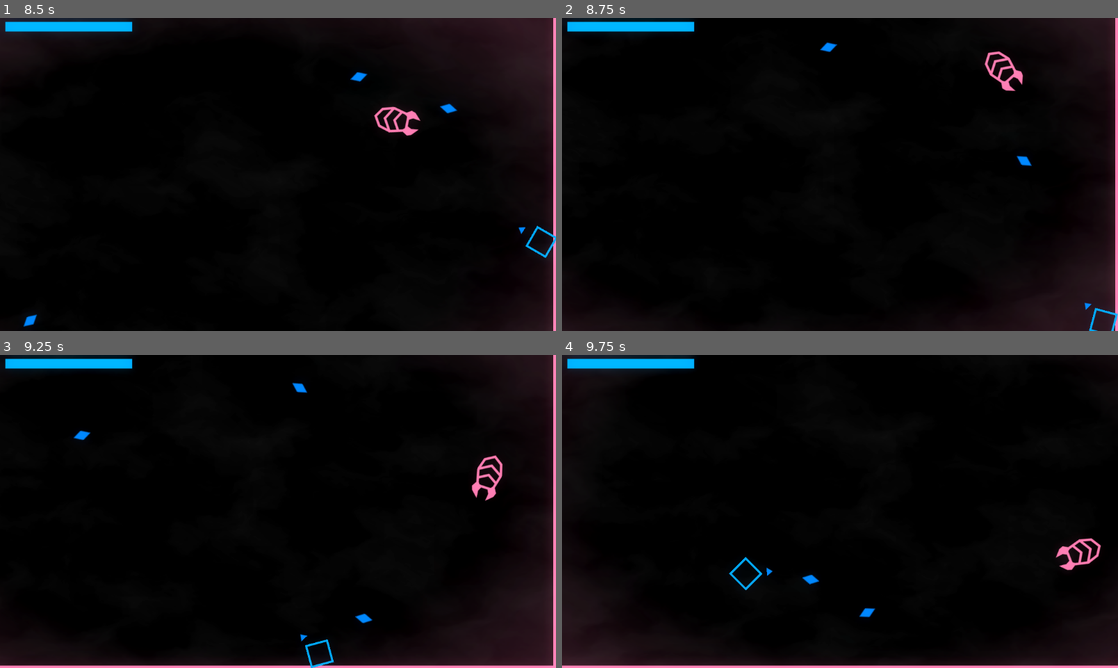
Above: before the commit, frames 1-4 (two rows, left to right).
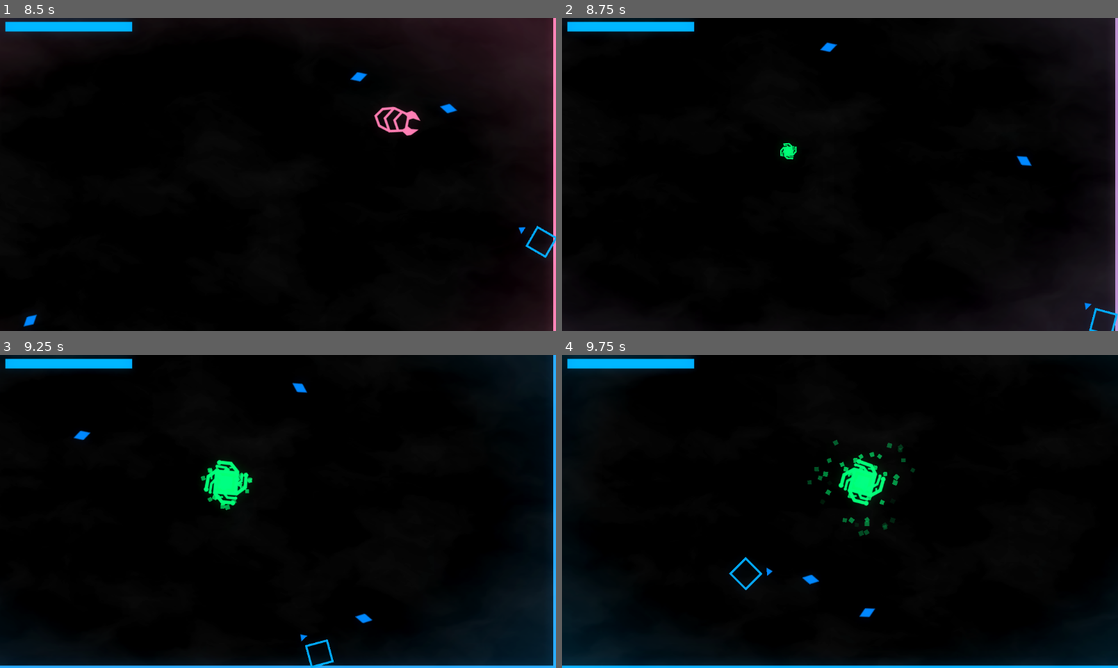
Above: after the commit, the same moments.

Repository: ArandomPsi/campfirejamthingy
Game: Godot game, scene res://scenes/testmap.tscn
The game is run twice, just before and just after one commit, with the same random seed, the same clock (stepped at 60 frames per second) and the same inputs. The project has no main scene, so this scene is started directly.
Inputs (mouse positions are in pixels of both pictures, inside the frame that each line leads up to):
- Up to frame 1 (8.5 s): move the mouse to (400, 158) at 0.52 s; press the mouse at (400, 158) at 0.53 s; hold D (right) 0.53-1.28 s; move the mouse to (166, 190) at 1.27 s; release the mouse at (166, 190) at 1.28 s; hold S (down) 1.28-2.03 s; click (166, 190) at 1.35 s; move the mouse to (333, 105) at 2.02 s; press the mouse at (333, 105) at 2.03 s; hold D (right) 2.03-2.78 s; move the mouse to (250, 237) at 2.77 s; release the mouse at (250, 237) at 2.78 s; hold W (up) 2.78-3.53 s; click (250, 237) at 2.85 s; move the mouse to (444, 221) at 3.52 s; press the mouse at (444, 221) at 3.53 s; hold A (left) 3.53-5.03 s; move the mouse to (111, 127) at 4.27 s; release the mouse at (111, 127) at 4.28 s; click (111, 127) at 4.35 s; move the mouse to (305, 174) at 5.02 s; press the mouse at (305, 174) at 5.03 s; hold S (down) 5.03-5.78 s; move the mouse to (194, 96) at 5.77 s; release the mouse at (194, 96) at 5.78 s; hold D (right) 5.78-6.53 s; click (194, 96) at 5.85 s; move the mouse to (400, 158) at 6.52 s; press the mouse at (400, 158) at 6.53 s; hold W (up) 6.53-7.28 s; move the mouse to (166, 190) at 7.27 s; release the mouse at (166, 190) at 7.28 s; hold D (right) 7.28-8.03 s; click (166, 190) at 7.35 s; move the mouse to (333, 105) at 8.02 s; press the mouse at (333, 105) at 8.03 s; hold S (down) from 8.03 s (still down)
- Up to frame 2 (8.75 s): keep holding S (down)
- Up to frame 3 (9.25 s): move the mouse to (250, 574) at 8.77 s; release S (down) at 8.78 s; release the mouse at (250, 574) at 8.78 s; hold A (left) from 8.78 s (still down); click (250, 574) at 8.85 s
- Up to frame 4 (9.75 s): move the mouse to (1006, 558) at 9.52 s; release A (left) at 9.53 s; press the mouse at (1006, 558) at 9.53 s; hold W (up) from 9.53 s (still down)

Frame 1 is identical in both runs. In frame 2, 1.0% of the frame differs, in the area x 39-100%, y 0-100%; in frame 3, 7.2%, in the area x 0-100%, y 0-100%; in frame 4, 5.9%.

Commit message:
upgrade system

Diff:
--- a/scripts/player.gd
+++ b/scripts/player.gd
@@ -7,11 +7,14 @@
 
 var shottype : int = 0
 var shotcooldowns : Array = [15,40,5]
-var stats : Array = [1,1,1,1,1,1]
+var stats : Array[float] = [1,1,1,1,1,1]
+var prev_def_stat : int = 1
+var prev_inv_stat : int = 1
 #attack, defense, firerate, speed, amount of bullets, iframes
 
-var hp : int = 10
-var maxhp : int = 10
+var base_hp : int = 10
+var hp : int = base_hp
+var maxhp : int = base_hp
 
 var iframes : int = 60
 var maxiframes : int = 50
@@ -21,13 +24,21 @@
 func _process(delta):
 	global.playerpos = position
 	iframes -= 1
-	shotcooldown -= 1 * (60/Engine.get_frames_per_second())
+	shotcooldown -= stats[2] * (60/Engine.get_frames_per_second())
 	controls()
 	updateposition(delta)
 	$sprite.rotation_degrees += 300 * delta
 	hp = clampi(hp,0,maxhp)
 	t += delta
-
+	if stats[1] > prev_def_stat:
+		hp = clampi(hp * stats[1],0,maxhp)
+		maxhp = base_hp * stats[1]
+		prev_def_stat = stats[1]
+		print(hp)
+		print(maxhp)
+	if stats[5] > prev_inv_stat:
+		maxiframes *= stats[5]
+		prev_inv_stat = stats[5]
 
 func controls():
 	movedir = Input.get_vector("left","right","up","down").normalized()
@@ -38,8 +49,7 @@
 		movedir = Vector2.ZERO
 
 func updateposition(delta):
-
-	velocity += movedir * speed * delta * 180
+	velocity += movedir * speed * delta * 180 * stats[3]
 	velocity *= friction
 
 	$arrow.look_at(get_global_mouse_position())
@@ -66,29 +76,31 @@
 	global.shake += 2
 	match shottype:
 		0:
-			var b = preload("res://scenes/bullets/bullet.tscn").instantiate()
-			b.position = $arrow.global_position + $arrow.transform.x * $arrow.offset.x
-			b.look_at(get_global_mouse_position())
-			b.damage = 4
-			get_tree().root.add_child(b)
+			for i in range(int(1 * stats[4])):
+				var b = preload("res://scenes/bullets/bullet.tscn").instantiate()
+				b.position = $arrow.global_position + $arrow.transform.x * $arrow.offset.x
+				b.look_at(get_global_mouse_position())
+				b.damage = 5 * stats[0]
+				get_tree().root.add_child(b)
 		1:
-			for i in range(8):
+			for i in range(int(8 * stats[4])):
 				var b = preload("res://scenes/bullets/bullet.tscn").instantiate()
 				b.position = $arrow.global_position + $arrow.transform.x * $arrow.offset.x
 				b.look_at(get_global_mouse_position())
 				b.maxdistance = randi_range(30,40)
-				b.damage = 3
+				b.damage = 3 * stats[0]
 				b.accuracy = 20
 				b.speed *= randf_range(0.9,0.6) * 2
 				get_tree().root.add_child(b)
 		2:
-			var b = preload("res://scenes/bullets/bullet.tscn").instantiate()
-			b.position = $arrow.global_position + $arrow.transform.x * $arrow.offset.x
-			b.maxdistance = 80
-			b.accuracy = 10
-			b.damage = 1
-			b.look_at(get_global_mouse_position())
-			get_tree().root.add_child(b)
+			for i in range(int(1 * stats[4])):
+				var b = preload("res://scenes/bullets/bullet.tscn").instantiate()
+				b.position = $arrow.global_position + $arrow.transform.x * $arrow.offset.x
+				b.maxdistance = 80
+				b.accuracy = 10
+				b.damage = 1 * stats[0]
+				b.look_at(get_global_mouse_position())
+				get_tree().root.add_child(b)
 
 
 
--- a/scripts/upgrade.gd
+++ b/scripts/upgrade.gd
@@ -20,5 +20,5 @@
 
 
 func _on_pressed():
-	get_parent().get_parent().get_parent().stats[upgrade] += 1
+	get_parent().get_parent().get_parent().stats[upgrade] += 0.5
 	finished()
